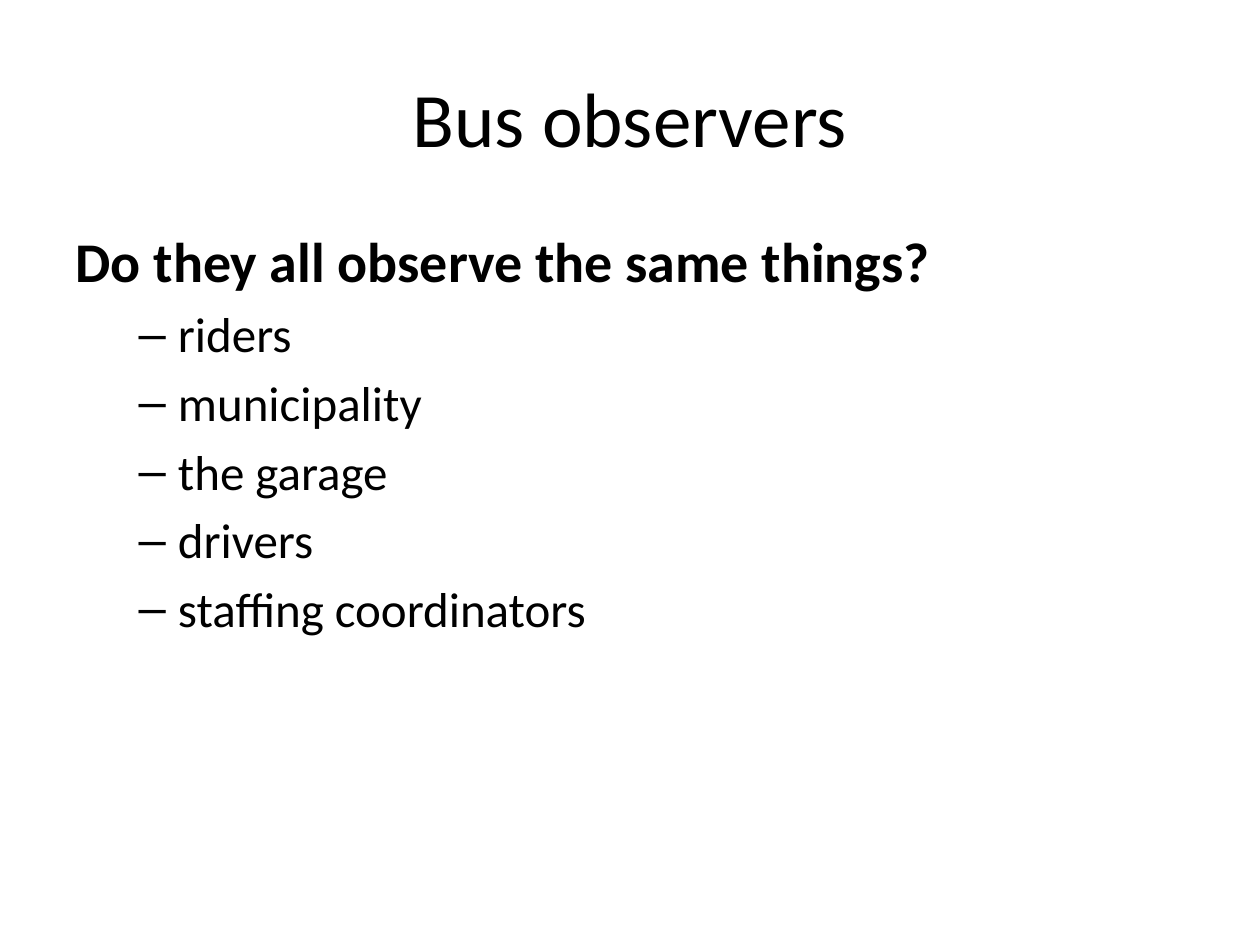
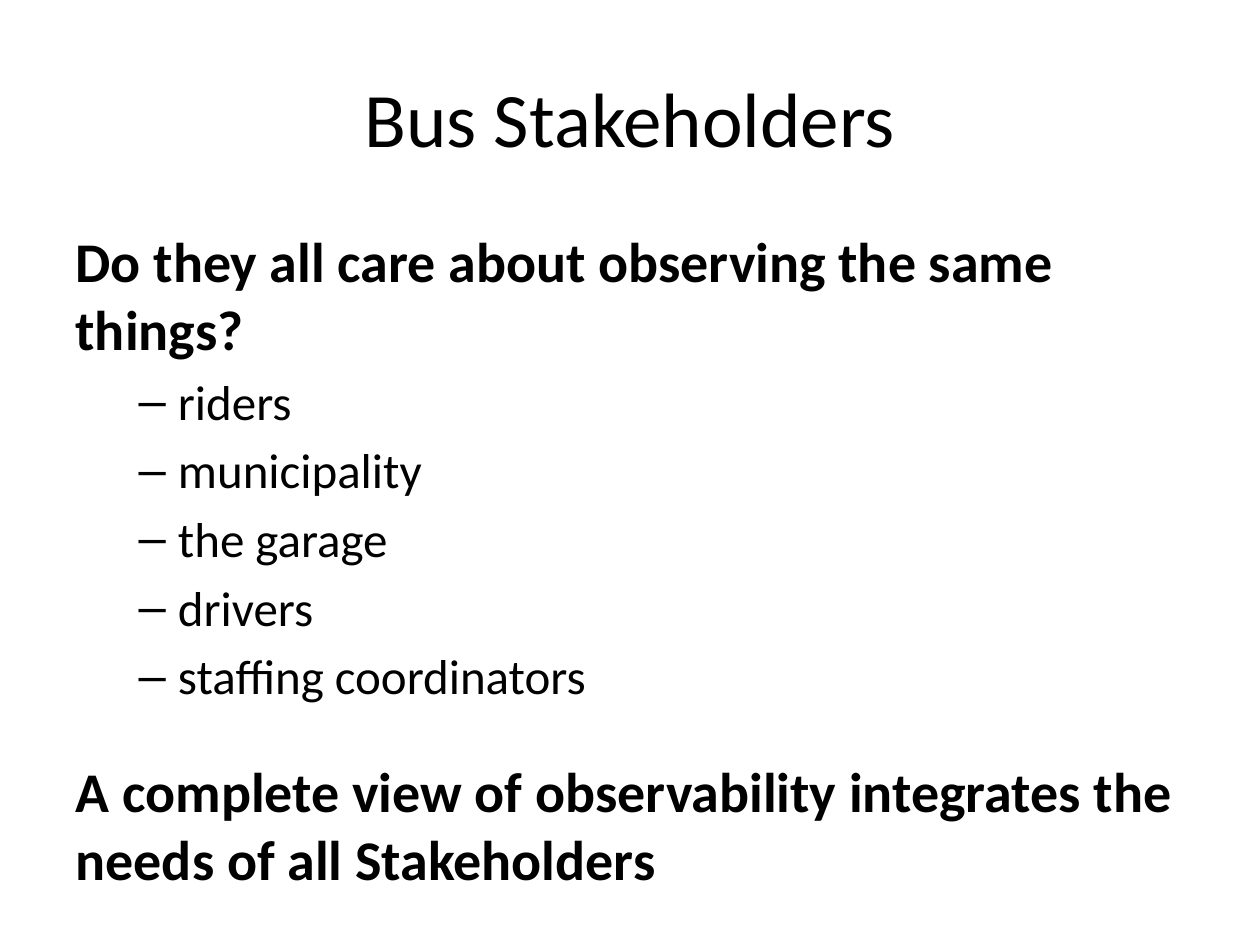
Before and after one commit to rhildred/INFO8985, a slide deck: slide 6 of observability/slides.pptx. Drawn at 1260x945 pixels with LibreOffice and Linux fonts; fonts in the diff are those of the drawing. Boxes give left, top, right and bottom in pixels: in the first picture for what was removed or moved away, otherwise in the second. Text is boxed around its words. In the diff, an @@ line names an element or a change of style, - is before the commit and + after.

```diff
--- a/observability/slides.pptx
+++ b/observability/slides.pptx
@@ title at box(364, 93, 895, 148): text changed @@
-Bus observers
+Bus Stakeholders
@@ text at box(76, 242, 1053, 360): text changed @@
-Do they all observe the same things?
+Do they all care about observing the same things?
@@ text at box(76, 772, 1172, 881): paragraph added @@
+A complete view of observability integrates the needs of all Stakeholders
```
Also in this commit, not shown: 6 slides added, 15 other files.
